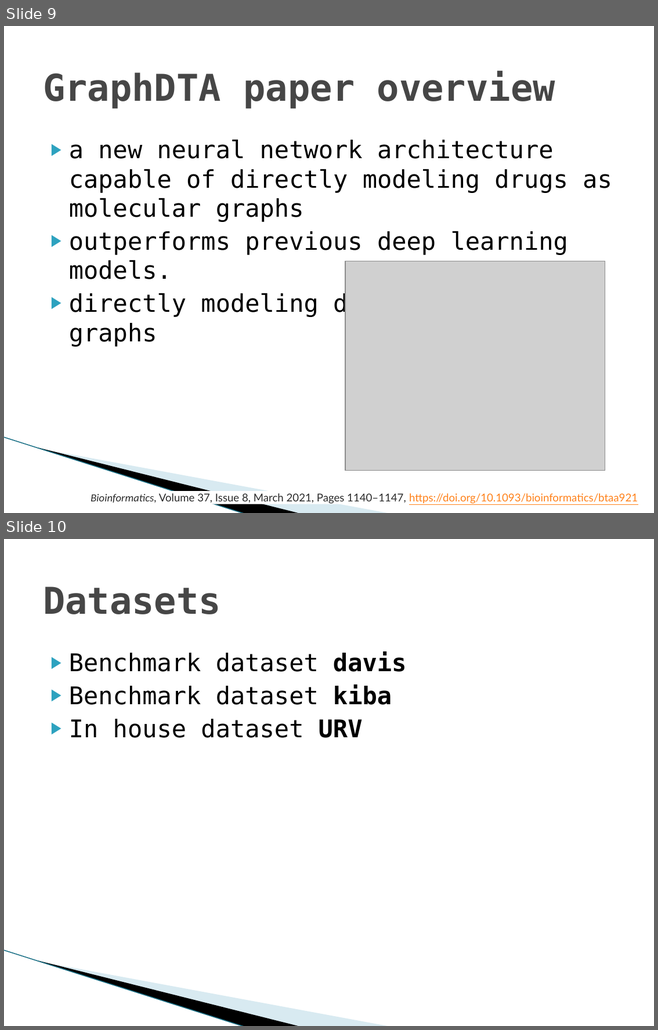
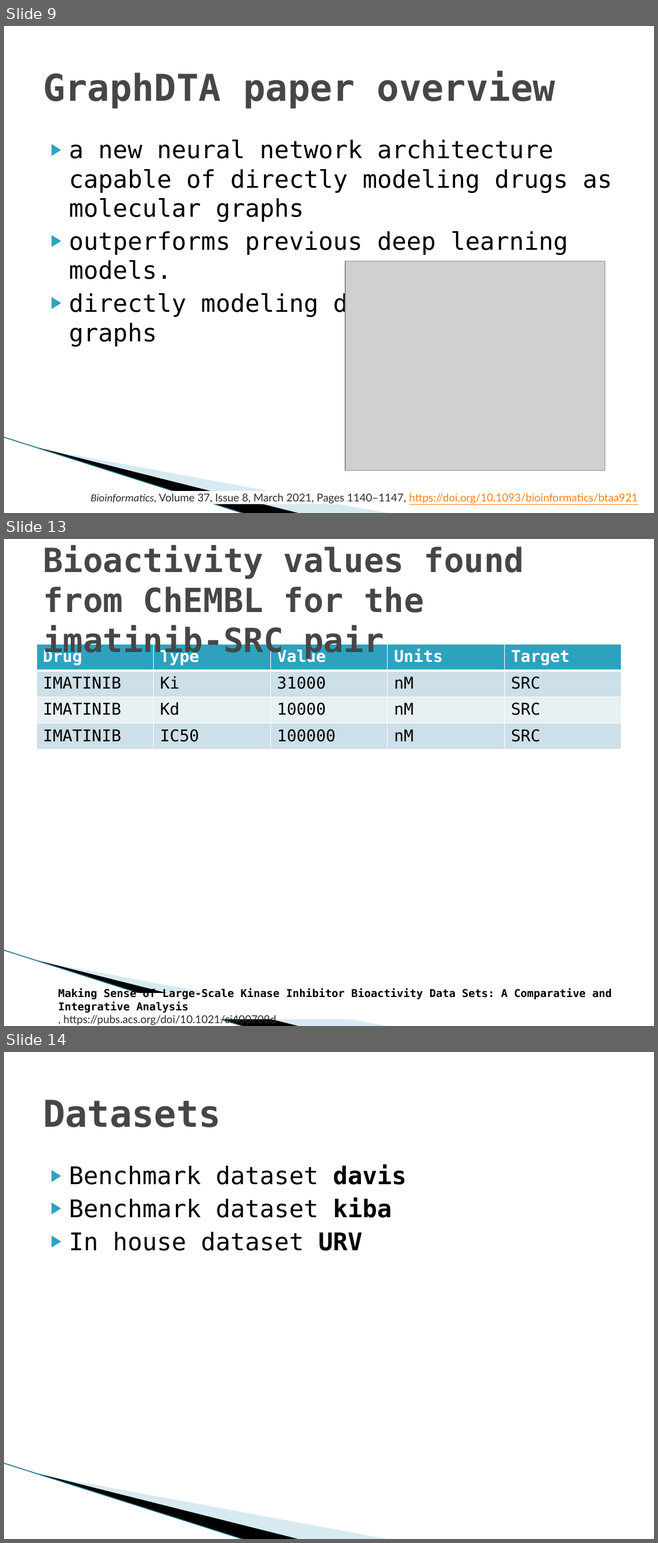
Before and after one commit to YoussefEzz/GraphDTA_forked, a slide deck: presentation/Drug Target affinity.pptx. Shown one above the other, each under a label of ours: slides 9 and 10 before the commit, slides 9, 13 and 14 after it; the slides between them are not shown. The pictures are 658x1030 and 658x1543 pixels, drawn with LibreOffice and Linux fonts; fonts in the diff are those of the drawing; grey boxes stand for pictures; background and template pictures are left out. Boxes give left, top, right and bottom in pixels: in the first picture for what was removed or moved away, otherwise in the second. Text is boxed around its words. In the diff, an @@ line names an element or a change of style, - is before the commit and + after.

```diff
--- a/presentation/Drug Target affinity.pptx
+++ b/presentation/Drug Target affinity.pptx
@@ slide 13 added at <box>4,539,654,1026</box>, background #FFFFFF; not listed: 3 template elements that a slide beside it also shows @@
@@ title added at <box>43,545,524,659</box>, 36.9 pt, text #464646, bold @@
+Bioactivity values found from ChEMBL for the imatinib-SRC pair
@@ table added at <box>36,644,621,750</box>, 4 rows, 5 columns @@
+Drug | Type | Value | Units | Target
+IMATINIB | Ki | 31000 | nM | SRC
+IMATINIB | Kd | 10000 | nM | SRC
+IMATINIB | IC50 | 100000 | nM | SRC
@@ rectangle added at <box>58,993,623,1019</box>, fill #FFFFFF, 12 pt, text #000000, bold @@
+Making Sense of Large-Scale Kinase Inhibitor Bioactivity Data Sets: A Comparative and Integrative Analysis
+, https://pubs.acs.org/doi/10.1021/ci400709d
@@ what was slide 10 is now slide 14 @@
```
Also in this commit, not shown: 16 other slides added, 1 slide removed, 38 other files.
